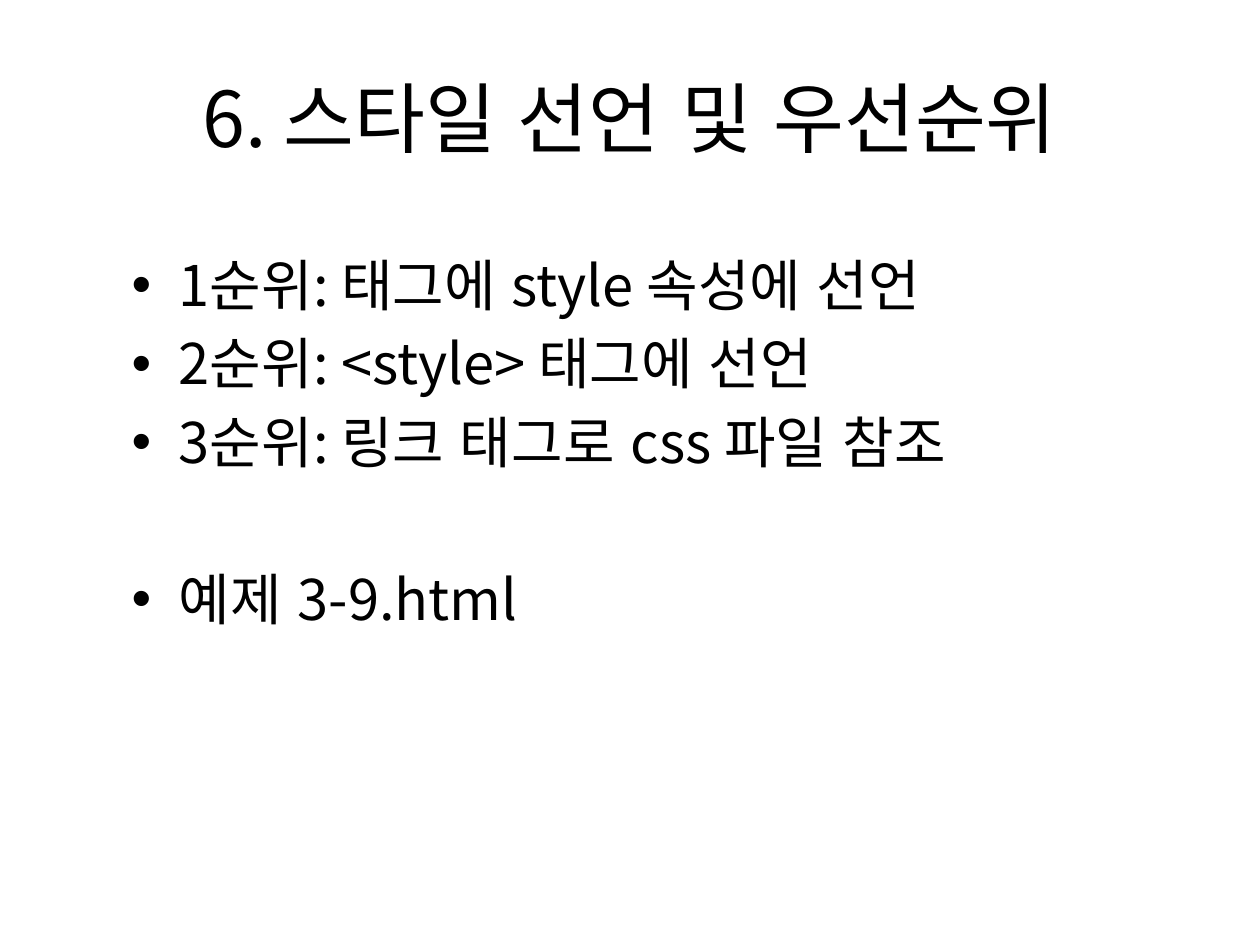
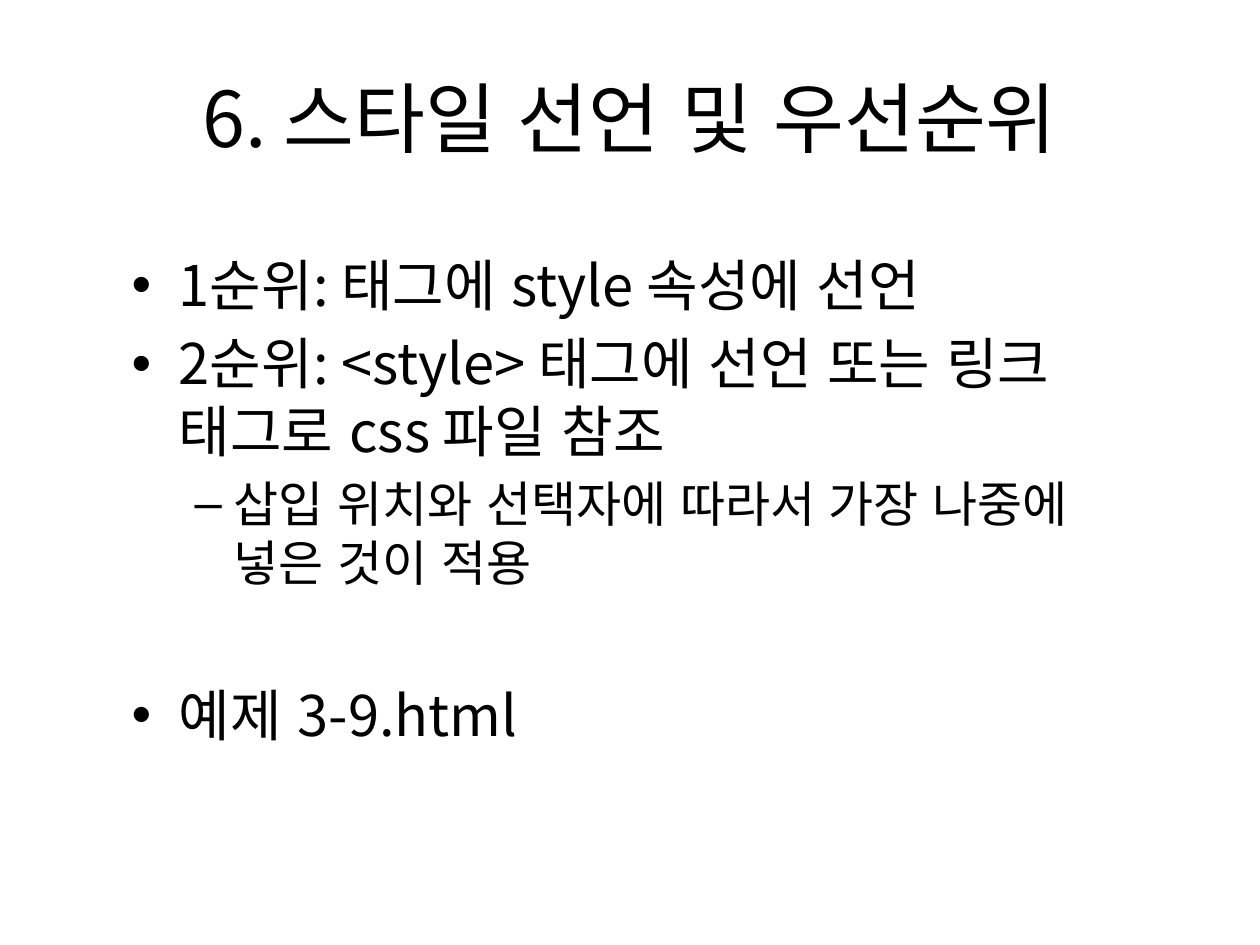
Before and after one commit to kdkcom1234/git2021, a slide deck: slide 8 of 1-html-css/03. CSS3 선택자 및 스타일 속성.pptx. Drawn at 1260x945 pixels with LibreOffice and Linux fonts; fonts in the diff are those of the drawing. Boxes give left, top, right and bottom in pixels: in the first picture for what was removed or moved away, otherwise in the second. Text is boxed around its words. In the diff, an @@ line names an element or a change of style, - is before the commit and + after.

```diff
--- a/1-html-css/03. CSS3 선택자 및 스타일 속성.pptx
+++ b/1-html-css/03. CSS3 선택자 및 스타일 속성.pptx
@@ text at box(179, 337, 1068, 585): text changed @@
-• 2순위: <style> 태그에 선언
-• 3순위: 링크 태그로 css 파일 참조
+• 2순위: <style> 태그에 선언 또는 링크 태그로 css 파일 참조
+  – 삽입 위치와 선택자에 따라서 가장 나중에 넣은 것이 적용
```
Also in this commit, not shown: 4 other slides changed, 4 slides added, 9 other files.
